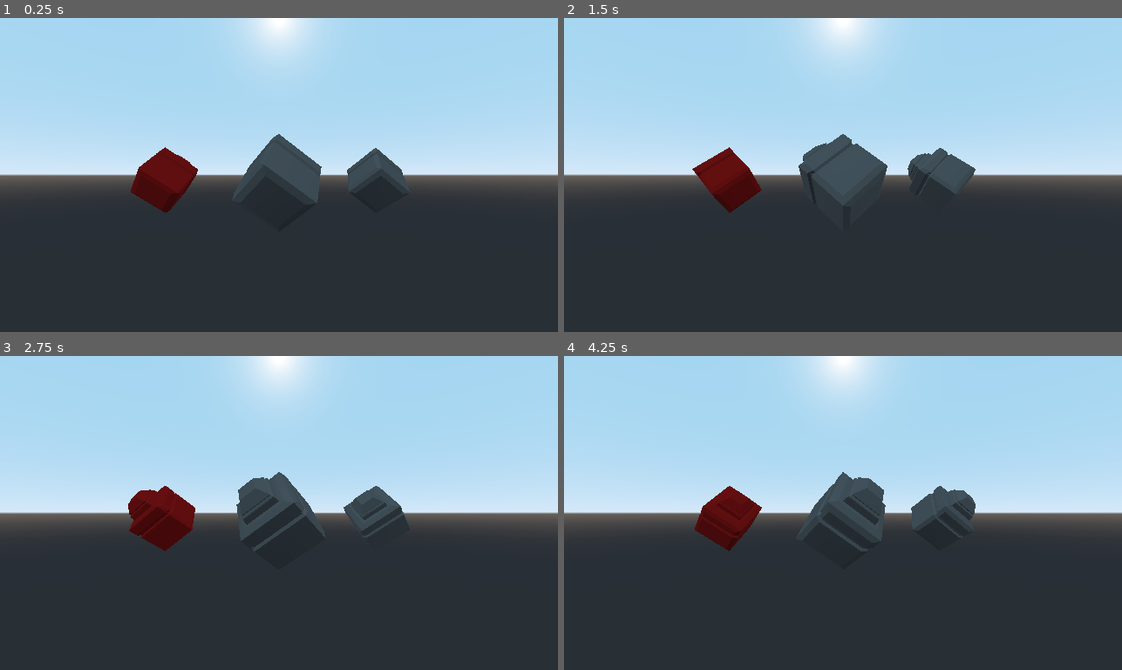
Above: before the commit, frames 1-4 (two rows, left to right).
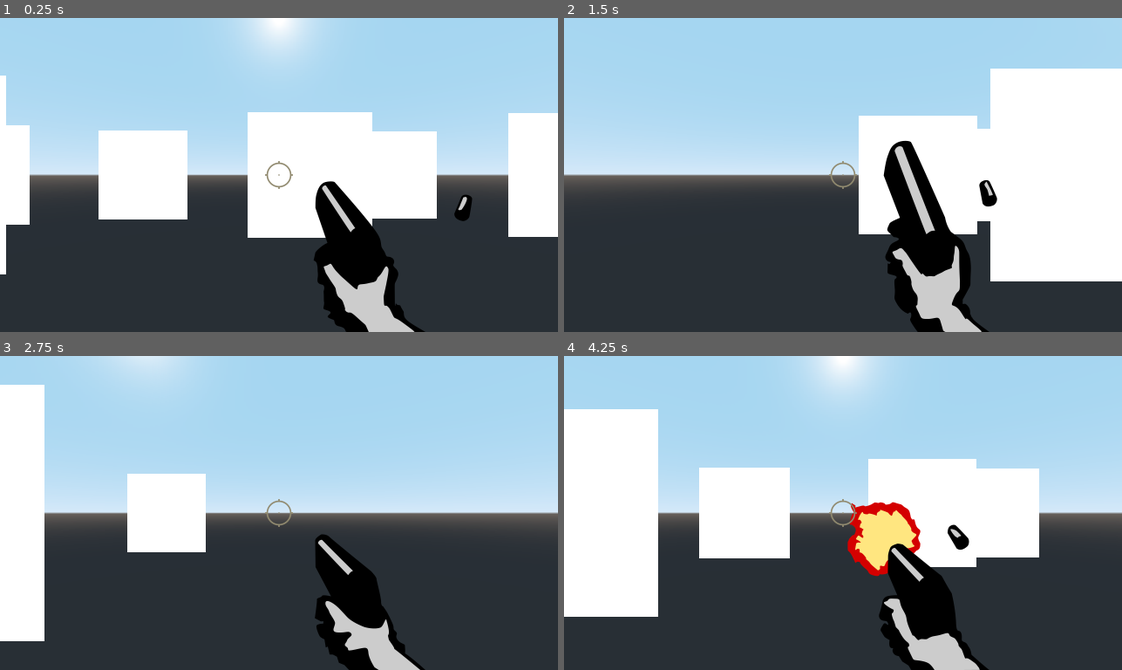
Above: after the commit, the same moments.

Repository: emanu-dev/godot-fps-prototype
Game: Godot game, scene res://World.tscn
Two runs of this game, one before a commit and one after it. Both use one fixed random seed, a clock stepped at 60 frames per second and the inputs below. Before the commit the project starts from res://Sandbox.tscn.
Inputs (mouse positions are in pixels of both pictures, inside the frame that each line leads up to):
- Up to frame 1 (0.25 s): no input
- Up to frame 2 (1.5 s): move the mouse to (965, 159) at 0.52 s; press the mouse at (965, 159) at 0.53 s; hold D (move_right) 0.53-1.28 s; move the mouse to (731, 190) at 1.27 s; release the mouse at (731, 190) at 1.28 s; hold S (move_backwards) from 1.28 s (still down); click (731, 190) at 1.35 s
- Up to frame 3 (2.75 s): move the mouse to (334, 443) at 2.02 s; release S (move_backwards) at 2.03 s; press the mouse at (334, 443) at 2.03 s; hold D (move_right) from 2.03 s (still down)
- Up to frame 4 (4.25 s): move the mouse to (815, 575) at 2.77 s; release D (move_right) at 2.78 s; release the mouse at (815, 575) at 2.78 s; hold W (move_forwards) 2.78-3.53 s; click (815, 575) at 2.85 s; move the mouse to (1010, 560) at 3.52 s; press the mouse at (1010, 560) at 3.53 s; hold A (move_left) from 3.53 s (still down)

The runs differ from the first frame. In frame 1, 26% of the frame differs, in the area x 0-100%, y 18-100%; in frame 2, 33%, in the area x 22-100%, y 0-100%; in frame 3, 19%; in frame 4, 31%.

Commit message:
Add camera to player

Diff:
--- a/Player.tscn
+++ b/Player.tscn
@@ -24,7 +24,10 @@
 }
 
 [node name="Player" type="KinematicBody"]
+editor/display_folded = true
 script = ExtResource( 1 )
+
+[node name="Camera" type="Camera" parent="."]
 
 [node name="CollisionShape" type="CollisionShape" parent="."]
 transform = Transform( 1, 0, 0, 0, -4.37114e-08, -1, 0, 1, -4.37114e-08, 0, 0, 0 )
--- a/project.godot
+++ b/project.godot
@@ -16,7 +16,7 @@
 [application]
 
 config/name="FPSPrototype"
-run/main_scene="res://Sandbox.tscn"
+run/main_scene="res://World.tscn"
 config/icon="res://icon.png"
 
 [display]
